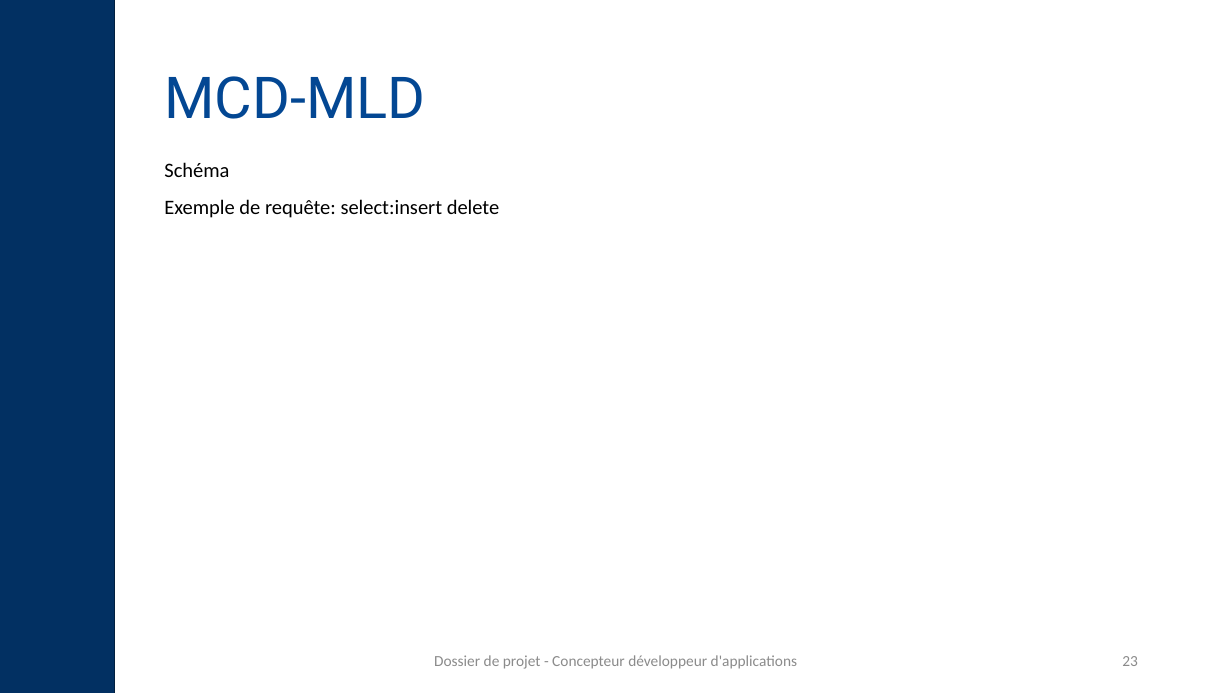
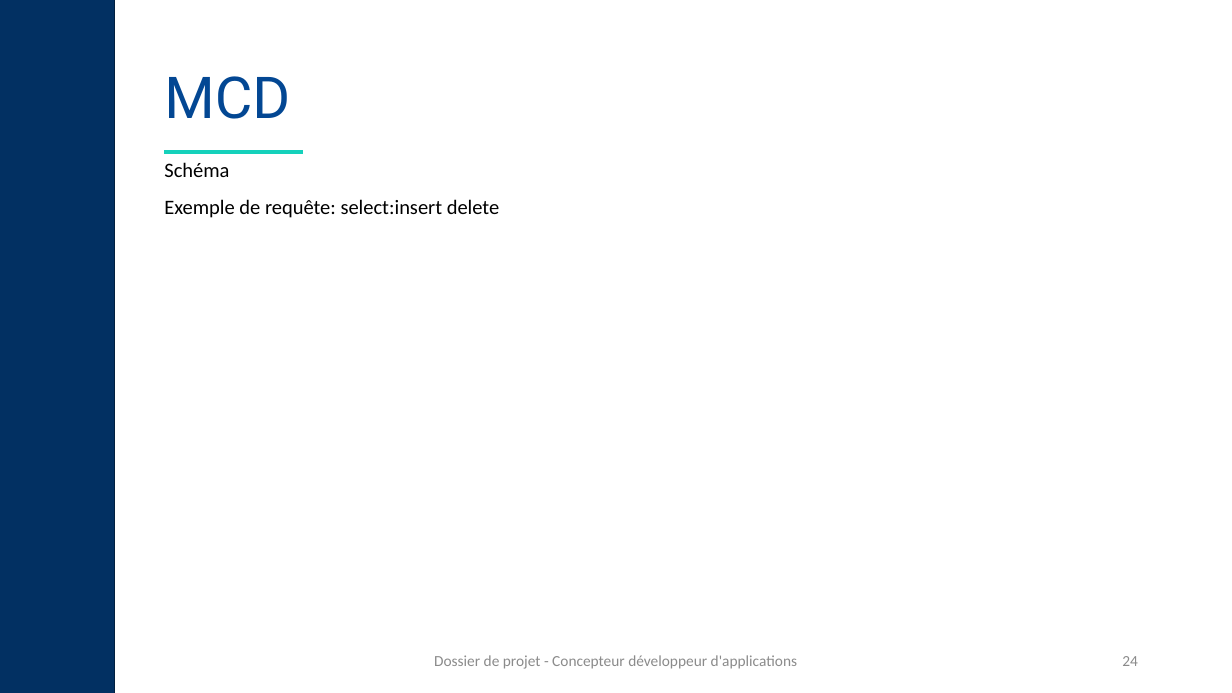
Before and after one commit to manelbenali06/BWM, a slide deck: slide 24 of back-end/docs/Réferentiels/Support-de-présentation-CDA-Modèle-à-compléter-nei8fp.pptx (slide 23 before the commit). Drawn at 1232x693 pixels with LibreOffice and Linux fonts; fonts in the diff are those of the drawing. Boxes give left, top, right and bottom in pixels: in the first picture for what was removed or moved away, otherwise in the second. Text is boxed around its words. In the diff, an @@ line names an element or a change of style, - is before the commit and + after.

```diff
--- a/back-end/docs/Réferentiels/Support-de-présentation-CDA-Modèle-à-compléter-nei8fp.pptx
+++ b/back-end/docs/Réferentiels/Support-de-présentation-CDA-Modèle-à-compléter-nei8fp.pptx
@@ title at box(164, 76, 290, 119): text changed @@
-MCD-MLD
+MCD
@@ line added from (165, 152) to (303, 152), #15D1BB 3 pt @@
@@ page number at box(1122, 656, 1138, 666): text changed @@
-23
+24
```
Also in this commit, not shown: 19 other slides changed, 22 slides added, 8 other files.
